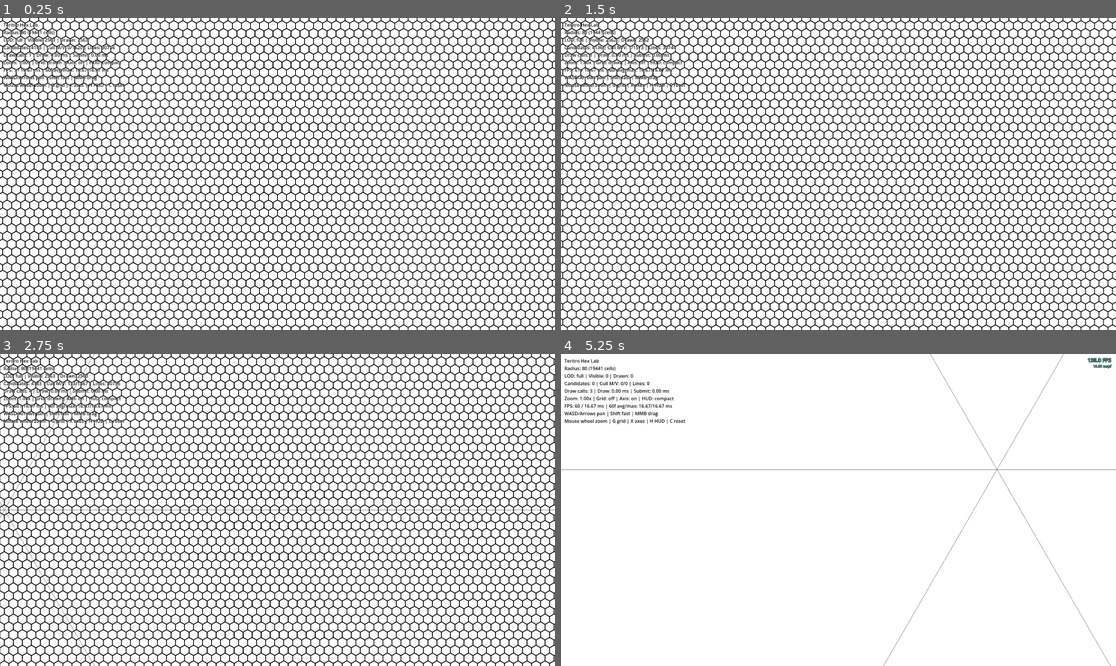
Above: before the commit, frames 1-4 (two rows, left to right).
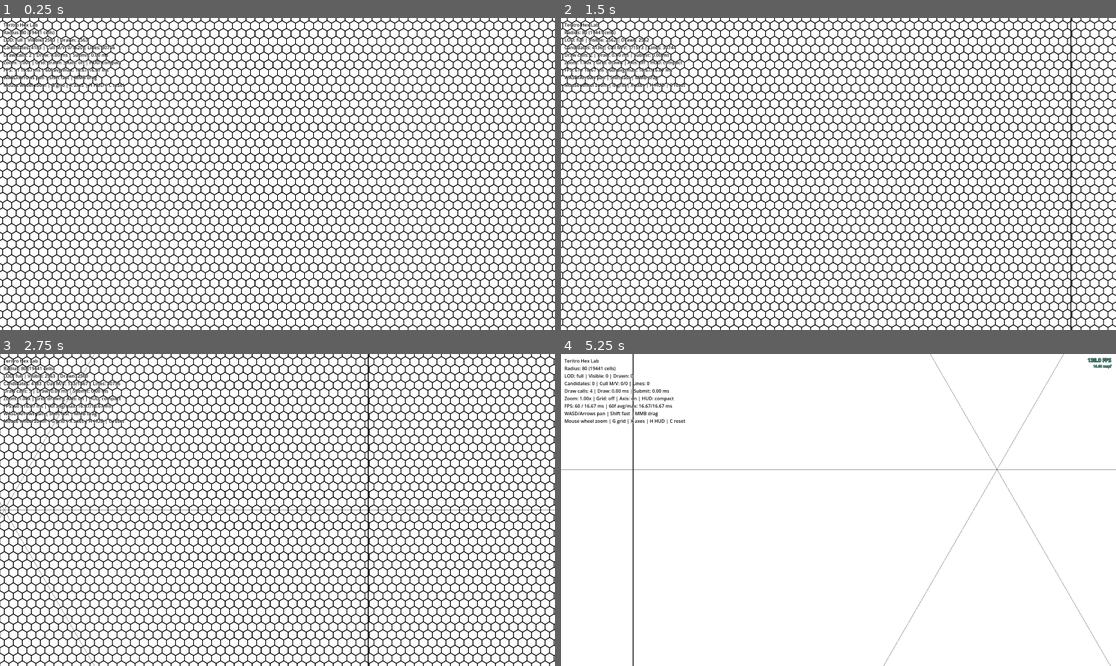
Above: after the commit, the same moments.

Repository: Kanturna/teritro
Game: Godot game, scene res://scenes/hex_lab.tscn
The game is run twice, just before and just after one commit, with the same random seed, the same clock (stepped at 60 frames per second) and the same inputs.
Inputs (mouse positions are in pixels of both pictures, inside the frame that each line leads up to):
- Up to frame 1 (0.25 s): no input
- Up to frame 2 (1.5 s): tap Enter at 0.5 s; move the mouse to (960, 158) at 0.52 s; hold D 0.53-1.25 s; tap C at 0.6 s; click (960, 158) at 0.67 s; drag from (727, 189) to (810, 236) at 1.27 s
- Up to frame 3 (2.75 s): tap Space at 2 s; move the mouse to (333, 441) at 2.02 s; hold D from 2.03 s (still down); tap X at 2.1 s
- Up to frame 4 (5.25 s): release D at 2.75 s; drag from (810, 572) to (672, 463) at 2.77 s; tap Enter at 3.5 s; move the mouse to (1005, 556) at 3.52 s; hold A 3.53-4.25 s; hold Shift 3.53-4.25 s; tap F3 (cycle_debug_menu) at 4.15 s; drag from (672, 463) to (755, 432) at 4.27 s; tap Space at 5 s; move the mouse to (866, 510) at 5.02 s; hold S from 5.03 s (still down); tap G at 5.1 s; click (866, 510) at 5.17 s

The runs differ from the first frame. In frame 1, less than 0.1% of the frame differs, in the area x 5-6%, y 11-13%; in frame 2, 0.2%; in frame 3, 0.2%; in frame 4, 0.3%, in the area x 5-14%, y 0-100%.

Commit message:
fix(rendering): keep map outline visible without grid
WHAT:
- Draws the map outline independently from the cell grid.
- Keeps orientation visible on the white background when the grid is toggled off.
- Adds test coverage for grid-off behavior and outline metrics.

VALIDATION:
- Ran hex grid math headless test successfully.
- Ran hex lab smoke test successfully.
- Ran hex debug metrics test successfully.
- Loaded the main scene headless successfully.
- Ran git diff --check successfully.

Diff:
--- a/src/rendering/hex_map_renderer.gd
+++ b/src/rendering/hex_map_renderer.gd
@@ -19,6 +19,7 @@
 @export var overview_lod_zoom := 0.1
 @export var grid_line_screen_width := 1.2
 @export var overview_line_screen_width := 1.5
+@export var map_outline_screen_width := 2.0
 @export var grid_line_antialiased := true
 @export var debug_axis_visible := false:
 	set(value):
@@ -88,6 +89,7 @@
 		"cell_grid_drawn": _cell_grid_drawn,
 		"debug_axis_visible": debug_axis_visible,
 		"grid_line_screen_width": grid_line_screen_width,
+		"map_outline_screen_width": map_outline_screen_width,
 		"grid_line_antialiased": grid_line_antialiased,
 	}
 
@@ -138,6 +140,7 @@
 
 	if not grid_visible:
 		var hidden_submit_start := Time.get_ticks_usec()
+		_draw_map_outline()
 		_draw_debug_axis_lines()
 		_submit_ms = _elapsed_ms(hidden_submit_start)
 		_draw_ms = _elapsed_ms(start_usec)
@@ -157,6 +160,7 @@
 	_line_build_ms = _elapsed_ms(line_build_start)
 
 	var submit_start := Time.get_ticks_usec()
+	_draw_map_outline()
 	_draw_debug_axis_lines()
 	if _line_point_count > 0:
 		draw_multiline(
@@ -264,10 +268,14 @@
 func _draw_overview_fill() -> void:
 	draw_colored_polygon(_map_outline_polygon, fill_color)
 	_draw_call_estimate += 1
+	_draw_map_outline()
+
+
+func _draw_map_outline() -> void:
 	draw_polyline(
 		_map_outline_line,
 		outline_color,
-		_get_screen_stable_line_width(overview_line_screen_width),
+		_get_screen_stable_line_width(map_outline_screen_width),
 		grid_line_antialiased
 	)
 	_draw_call_estimate += 1
--- a/tests/headless/hex_debug_metrics_test.gd
+++ b/tests/headless/hex_debug_metrics_test.gd
@@ -42,6 +42,7 @@
 		"culled_map",
 		"culled_view",
 		"grid_line_screen_width",
+		"map_outline_screen_width",
 		"grid_line_antialiased",
 	]:
 		_assert_eq(metrics.has(key), true, "renderer metric key %s" % key)
--- a/tests/headless/hex_lab_smoke_test.gd
+++ b/tests/headless/hex_lab_smoke_test.gd
@@ -42,6 +42,7 @@
 
 	renderer.grid_visible = false
 	_assert_eq(renderer.get_debug_metrics()["grid_visible"], false, "grid visibility toggle off")
+	_assert_eq(renderer.will_draw_cell_grid(), false, "hidden grid does not draw cell grid")
 
 	if _failures.is_empty():
 		print("Hex lab smoke tests passed.")
Not shown, changed: docs/FINDINGS.md
